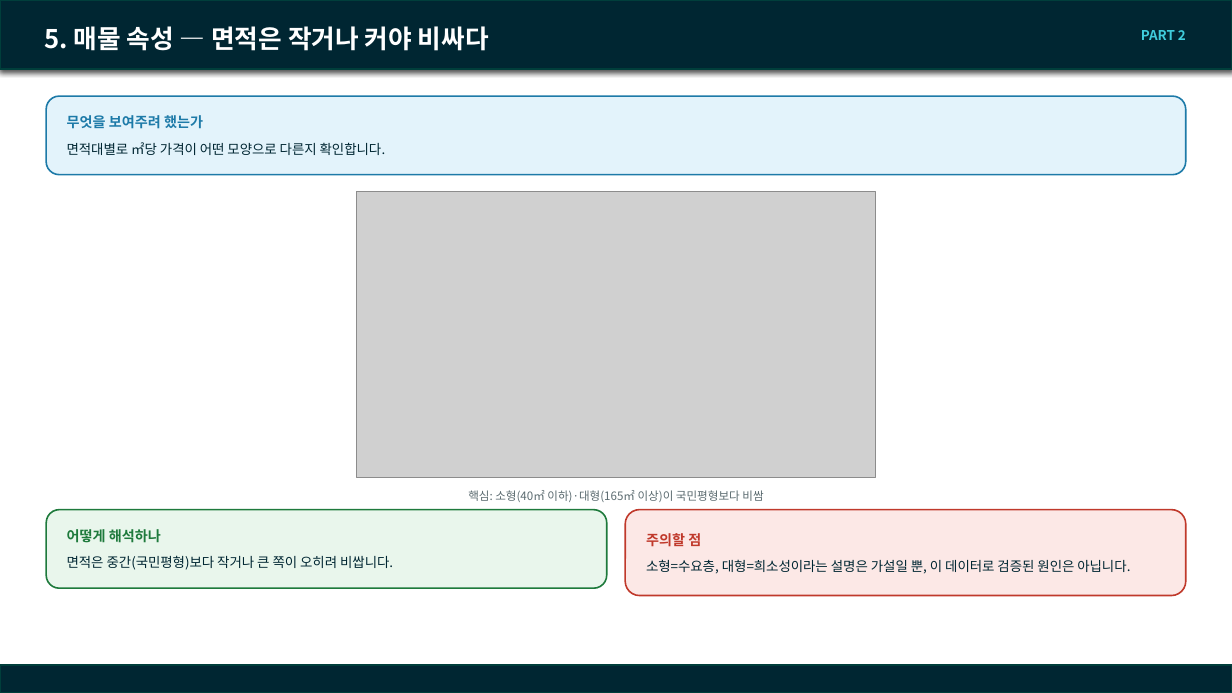
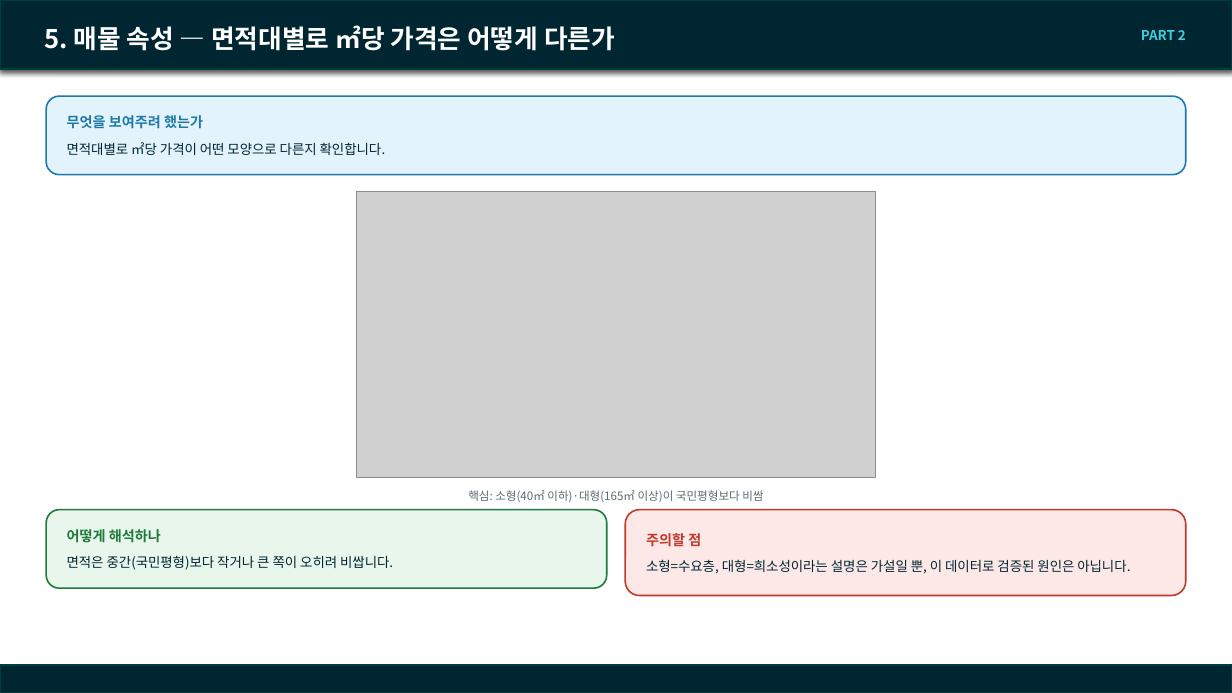
Before and after one commit to SunooJ-KR/Boomingup, a slide deck: slide 13 of eda/docs/260916_team_meeting.pptx. Drawn at 1232x693 pixels with LibreOffice and Linux fonts; fonts in the diff are those of the drawing; grey boxes stand for pictures; background and template pictures are left out. Boxes give left, top, right and bottom in pixels: in the first picture for what was removed or moved away, otherwise in the second. Text is boxed around its words. In the diff, an @@ line names an element or a change of style, - is before the commit and + after.

```diff
--- a/eda/docs/260916_team_meeting.pptx
+++ b/eda/docs/260916_team_meeting.pptx
@@ title at (x1=44, y1=25, x2=615, y2=51): text changed @@
-5. 매물 속성 — 면적은 작거나 커야 비싸다
+5. 매물 속성 — 면적대별로 ㎡당 가격은 어떻게 다른가
```
Also in this commit, not shown: 18 other slides changed, 1 other file.
